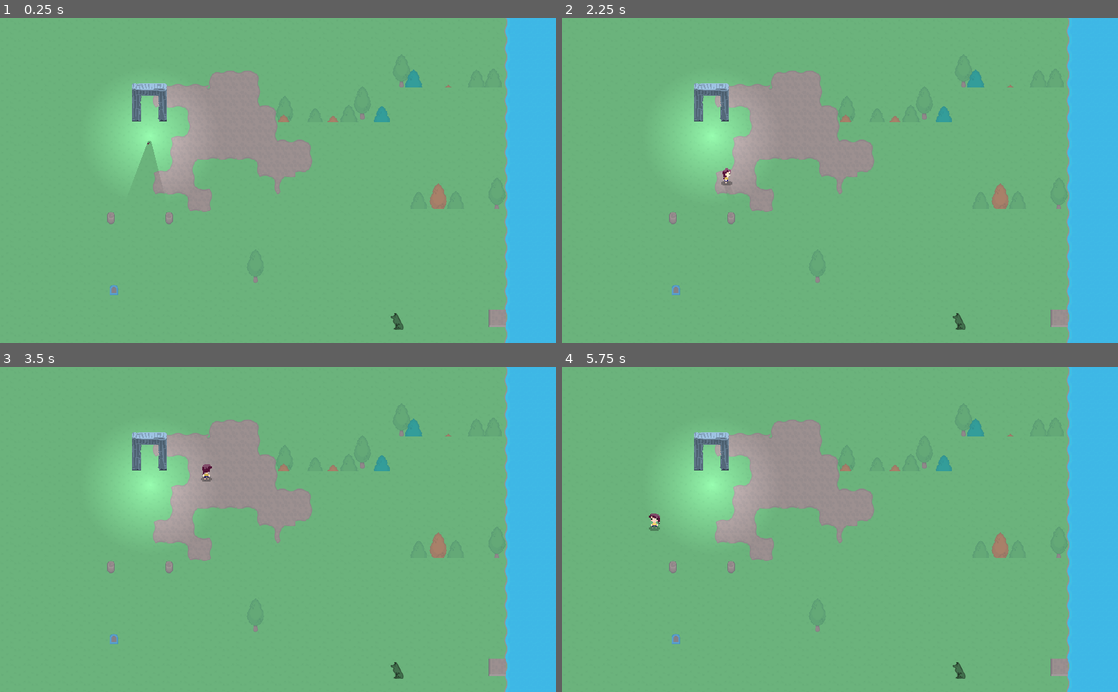
Above: before the commit, frames 1-4 (two rows, left to right).
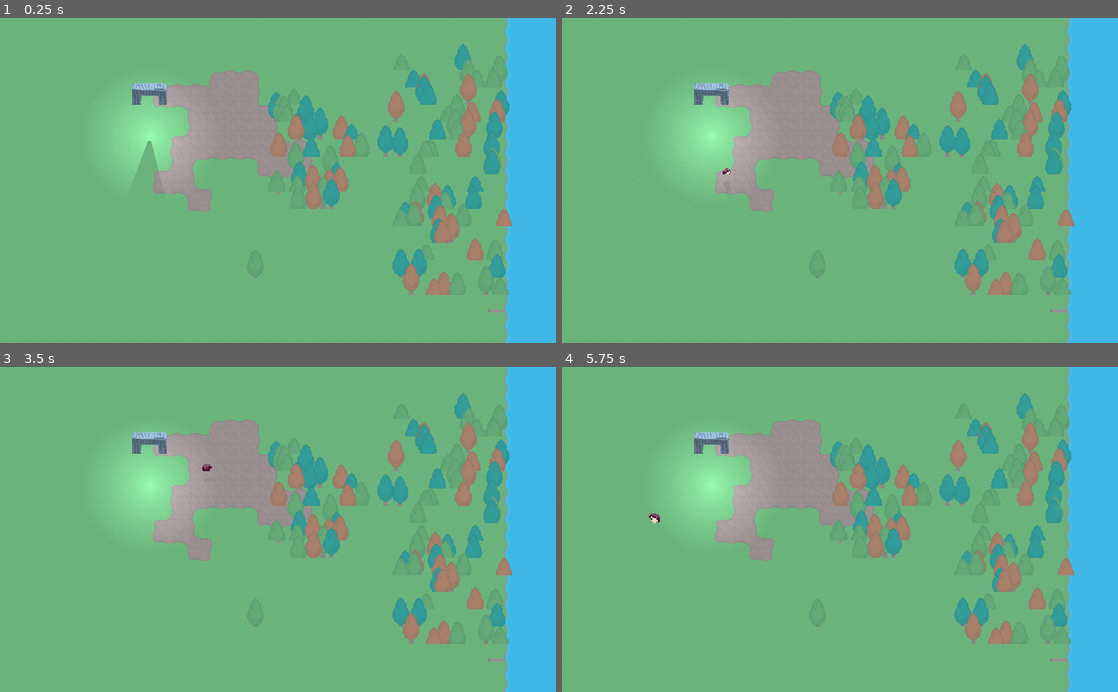
Above: after the commit, the same moments.

Repository: bagedevimo/pxljam19
Game: Godot game, scene res://Game.tscn
Two runs of this game, one before a commit and one after it. Both use one fixed random seed, a clock stepped at 60 frames per second and the inputs below.
Inputs:
- Up to frame 1 (0.25 s): no input
- Up to frame 2 (2.25 s): tap Enter at 0.5 s; hold Right (ui_right) 0.53-1.28 s; tap Space (ui_select) at 0.77, 1.52 s; hold Down (ui_down) 1.28-2.03 s; hold Right (ui_right) from 2.03 s (still down)
- Up to frame 3 (3.5 s): release Right (ui_right) at 2.78 s; hold Up (ui_up) from 2.78 s (still down); tap Space (ui_select) at 3.02 s
- Up to frame 4 (5.75 s): release Up (ui_up) at 3.53 s; hold Left (ui_left) 3.53-5.03 s; tap Space (ui_select) at 3.77, 4.52 s; hold Down (ui_down) from 5.03 s (still down)

The runs differ from the first frame. In frame 1, 7.8% of the frame differs, in the area x 19-93%, y 7-96%; in frame 2, 7.9%; in frame 3, 7.9%; in frame 4, 7.9%.

Commit message:
Fix all the trees etc

Diff:
--- a/ForestGenerator.gd
+++ b/ForestGenerator.gd
@@ -14,10 +14,19 @@
 	handle_on_birth(null)
 
 func handle_on_birth(args):
-	print("Generating ", number_of_trees, " trees")
 	randomize()
-	for i in (number_of_trees - $YSort.get_child_count()):
 
+	var children = get_parent().get_children()
+	var tree_child_count = 0
+
+	for tree in children:
+		if tree.has_method("is_in_group") && tree.is_in_group("tree" + String(get_instance_id())):
+			tree_child_count += 1
+
+	var required_trees = number_of_trees - tree_child_count
+	print("Generating ", required_trees, " trees")
+
+	for i in required_trees:
 		var tries_left = 3
 
 		while tries_left > 0:
@@ -26,15 +35,17 @@
 			var new_pos = Vector2(rand_x, rand_y)
 
 			var alone = true
-			for tree in $YSort.get_children():
-				if tree.position.distance_to(new_pos) < min_distance:
+			for tree in get_parent().get_children():
+				if tree.is_in_group("tree" + String(get_instance_id())) && tree.position.distance_to(new_pos) < min_distance:
 					alone = false
 					break
 
 			if alone:
-				var tree = trees[randi() % trees.size()].instance()
-				tree.position = new_pos
-				$YSort.add_child(tree)
+				var tree : Node2D = trees[randi() % trees.size()].instance()
+				tree.position = new_pos + get_position()
+				tree.add_to_group("tree" + String(get_instance_id()))
+				get_parent().call_deferred("add_child",tree)
+
 				break
 
 			tries_left -= 1
--- a/ForestGenerator.tscn
+++ b/ForestGenerator.tscn
@@ -7,6 +7,7 @@
 
 [node name="ForestGenerator" type="Area2D"]
 script = ExtResource( 1 )
+min_distance = 25
 
 [node name="Area" type="CollisionShape2D" parent="."]
 shape = SubResource( 1 )
--- a/Game.tscn
+++ b/Game.tscn
@@ -19,6 +19,7 @@
 tile_set = ExtResource( 1 )
 cell_size = Vector2( 32, 32 )
 cell_quadrant_size = 128
+cell_tile_origin = 2
 cell_y_sort = true
 cell_clip_uv = true
 format = 1
